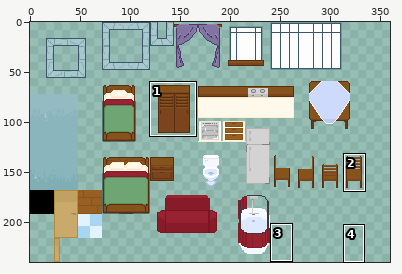
Edited in one commit: sprite sheet (Assets/Sprites/Environment/House Inside Sprite.png). Above, an overview of the earlier version with the close-up marked.
Close-up. The starting point:
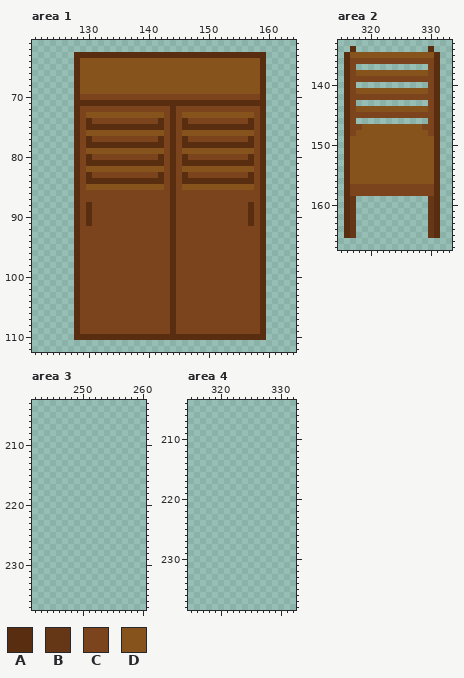
The file is 360x240 pixels. Colours within 5 levels of each other are drawn and written as one. Shown: area 1: x 121..164, y 61..112; area 2: x 315..333, y 133..167; area 3: x 242..260, y 203..237; area 4: x 315..332, y 204..238. The commit also changed other parts of the picture, which this record leaves out.
Palette (. is transparent): A #592e10  B #663716  C #7c441d  D #87531d
Pixels before, area 1, first column x 128:
 63 AAAAAAAAAAAAAAAAAAAAAAAAAAAAAAAA
 64 ADDDDDDDDDDDDDDDDDDDDDDDDDDDDDDA
 65 ADDDDDDDDDDDDDDDDDDDDDDDDDDDDDDA
 66 ADDDDDDDDDDDDDDDDDDDDDDDDDDDDDDA
 67 ADDDDDDDDDDDDDDDDDDDDDDDDDDDDDDA
 68 ADDDDDDDDDDDDDDDDDDDDDDDDDDDDDDA
 69 ADDDDDDDDDDDDDDDDDDDDDDDDDDDDDDA
 70 ACCCCCCCCCCCCCCCCCCCCCCCCCCCCCCA
 71 AAAAAAAAAAAAAAAAAAAAAAAAAAAAAAAA
 72 ACCCCCCCCCCCCCCCACCCCCCCCCCCCCCA
 73 ACDDDDDDDDDDDDDCACDDDDDDDDDDDDCA
 74 ACACCCCCCCCCCCACACACCCCCCCCCCACA
 75 ACAAAAAAAAAAAAACACAAAAAAAAAAAACA
 76 ACDDDDDDDDDDDDDCACDDDDDDDDDDDDCA
 77 ACACCCCCCCCCCCACACACCCCCCCCCCACA
 78 ACAAAAAAAAAAAAACACAAAAAAAAAAAACA
 79 ACDDDDDDDDDDDDDCACDDDDDDDDDDDDCA
 80 ACACCCCCCCCCCCACACACCCCCCCCCCACA
 81 ACAAAAAAAAAAAAACACAAAAAAAAAAAACA
 82 ACDDDDDDDDDDDDDCACDDDDDDDDDDDDCA
 83 ACACCCCCCCCCCCACACACCCCCCCCCCACA
 84 ACAAAAAAAAAAAAACACAAAAAAAAAAAACA
 85 ACDDDDDDDDDDDDDCACDDDDDDDDDDDDCA
 86 ACCCCCCCCCCCCCCCACCCCCCCCCCCCCCA
 87 ACCCCCCCCCCCCCCCACCCCCCCCCCCCCCA
 88 ACACCCCCCCCCCCCCACCCCCCCCCCCCACA
 89 ACACCCCCCCCCCCCCACCCCCCCCCCCCACA
 90 ACACCCCCCCCCCCCCACCCCCCCCCCCCACA
 91 ACACCCCCCCCCCCCCACCCCCCCCCCCCACA
 92 ACCCCCCCCCCCCCCCACCCCCCCCCCCCCCA
 93 ACCCCCCCCCCCCCCCACCCCCCCCCCCCCCA
 94 ACCCCCCCCCCCCCCCACCCCCCCCCCCCCCA
 95 ACCCCCCCCCCCCCCCACCCCCCCCCCCCCCA
 96 ACCCCCCCCCCCCCCCACCCCCCCCCCCCCCA
 97 ACCCCCCCCCCCCCCCACCCCCCCCCCCCCCA
 98 ACCCCCCCCCCCCCCCACCCCCCCCCCCCCCA
 99 ACCCCCCCCCCCCCCCACCCCCCCCCCCCCCA
100 ACCCCCCCCCCCCCCCACCCCCCCCCCCCCCA
101 ACCCCCCCCCCCCCCCACCCCCCCCCCCCCCA
102 ACCCCCCCCCCCCCCCACCCCCCCCCCCCCCA
103 ACCCCCCCCCCCCCCCACCCCCCCCCCCCCCA
104 ACCCCCCCCCCCCCCCACCCCCCCCCCCCCCA
105 ACCCCCCCCCCCCCCCACCCCCCCCCCCCCCA
106 ACCCCCCCCCCCCCCCACCCCCCCCCCCCCCA
107 ACCCCCCCCCCCCCCCACCCCCCCCCCCCCCA
108 ACCCCCCCCCCCCCCCACCCCCCCCCCCCCCA
109 ACCCCCCCCCCCCCCCACCCCCCCCCCCCCCA
110 AAAAAAAAAAAAAAAAAAAAAAAAAAAAAAAA
Pixels before, area 2, first column x 316:
134 .A............A.
135 ADDDDDDDDDDDDDDA
136 ACCCCCCCCCCCCCCA
137 AC............CA
138 ACDDDDDDDDDDDDCA
139 ACCCCCCCCCCCCCCA
140 AC............CA
141 ACDDDDDDDDDDDDCA
142 ACCCCCCCCCCCCCCA
143 AC............CA
144 ACDDDDDDDDDDDDCA
145 ACCCCCCCCCCCCCCA
146 AC............CA
147 ACCDDDDDDDDDDCCA
148 ACDDDDDDDDDDDDCA
149 ADDDDDDDDDDDDDDA
150 ADDDDDDDDDDDDDDA
151 ADDDDDDDDDDDDDDA
152 ADDDDDDDDDDDDDDA
153 ADDDDDDDDDDDDDDA
154 ADDDDDDDDDDDDDDA
155 ADDDDDDDDDDDDDDA
156 ADDDDDDDDDDDDDDA
157 ACCCCCCCCCCCCCCA
158 ACCCCCCCCCCCCCCA
159 AB............BA
160 AB............BA
161 AB............BA
162 AB............BA
163 AB............BA
164 AB............BA
165 AB............BA
New version:
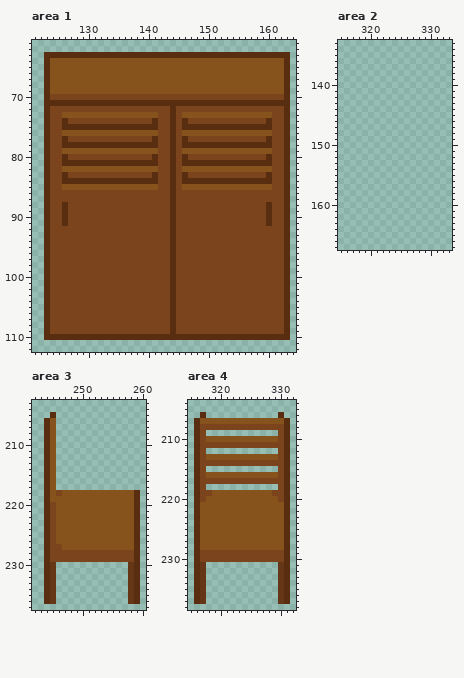
Diff:
Changed rows in their new state; - is an unchanged pixel.
Area 1:
first column x 123:
 63 AAAAA--------------------------------AAAA
 64 ADDDDD------------------------------DDDDA
 65 ADDDDD------------------------------DDDDA
 66 ADDDDD------------------------------DDDDA
 67 ADDDDD------------------------------DDDDA
 68 ADDDDD------------------------------DDDDA
 69 ADDDDD------------------------------DDDDA
 70 ACCCCC------------------------------CCCCA
 71 AAAAA--------------------------------AAAA
 72 ACCCCC------------------------------CCCCA
 73 ACCDDDD------------C---------------DDDCCA
 74 ACCACC-C----------AC--------------C-CACCA
 75 ACCAA-A------------C---------------A-ACCA
 76 ACCDDDD------------C---------------DDDCCA
 77 ACCACC-C----------AC--------------C-CACCA
 78 ACCAA-A------------C---------------A-ACCA
 79 ACCDDDD------------C---------------DDDCCA
 80 ACCACC-C----------AC--------------C-CACCA
 81 ACCAA-A------------C---------------A-ACCA
 82 ACCDDDD------------C---------------DDDCCA
 83 ACCACC-C----------AC--------------C-CACCA
 84 ACCAA-A------------C---------------A-ACCA
 85 ACCDDDD------------C---------------DDDCCA
 86 ACCCCC------------------------------CCCCA
 87 ACCCCC------------------------------CCCCA
 88 ACCACC-C--------------------------C-CACCA
 89 ACCACC-C--------------------------C-CACCA
 90 ACCACC-C--------------------------C-CACCA
 91 ACCACC-C--------------------------C-CACCA
 92 ACCCCC------------------------------CCCCA
 93 ACCCCC------------------------------CCCCA
 94 ACCCCC------------------------------CCCCA
 95 ACCCCC------------------------------CCCCA
 96 ACCCCC------------------------------CCCCA
 97 ACCCCC------------------------------CCCCA
 98 ACCCCC------------------------------CCCCA
 99 ACCCCC------------------------------CCCCA
100 ACCCCC------------------------------CCCCA
101 ACCCCC------------------------------CCCCA
102 ACCCCC------------------------------CCCCA
103 ACCCCC------------------------------CCCCA
104 ACCCCC------------------------------CCCCA
105 ACCCCC------------------------------CCCCA
106 ACCCCC------------------------------CCCCA
107 ACCCCC------------------------------CCCCA
108 ACCCCC------------------------------CCCCA
109 ACCCCC------------------------------CCCCA
110 AAAAA--------------------------------AAAA
Area 2:
first column x 316:
134 -.------------.-
135 ................
136 ................
137 ..------------..
138 ................
139 ................
140 ..------------..
141 ................
142 ................
143 ..------------..
144 ................
145 ................
146 ..------------..
147 ................
148 ................
149 ................
150 ................
151 ................
152 ................
153 ................
154 ................
155 ................
156 ................
157 ................
158 ................
159 ..------------..
160 ..------------..
161 ..------------..
162 ..------------..
163 ..------------..
164 ..------------..
165 ..------------..
Area 3:
first column x 244:
205 -A--------------
206 AD--------------
207 AD--------------
208 AD--------------
209 AD--------------
210 AD--------------
211 AD--------------
212 AD--------------
213 AD--------------
214 AD--------------
215 AD--------------
216 AD--------------
217 AD--------------
218 ADCDDDDDDDDDDDDA
219 ADDDDDDDDDDDDDDA
220 ACDDDDDDDDDDDDDA
221 ACDDDDDDDDDDDDDA
222 ACDDDDDDDDDDDDDA
223 ACDDDDDDDDDDDDDA
224 ACDDDDDDDDDDDDDA
225 ACDDDDDDDDDDDDDA
226 ACDDDDDDDDDDDDDA
227 ACCDDDDDDDDDDDDA
228 ACCCCCCCCCCCCCCA
229 ACCCCCCCCCCCCCCA
230 AB------------BA
231 AB------------BA
232 AB------------BA
233 AB------------BA
234 AB------------BA
235 AB------------BA
236 AB------------BA
Area 4:
first column x 316:
206 -A------------A-
207 ADDDDDDDDDDDDDDA
208 ACCCCCCCCCCCCCCA
209 AC------------CA
210 ACDDDDDDDDDDDDCA
211 ACCCCCCCCCCCCCCA
212 AC------------CA
213 ACDDDDDDDDDDDDCA
214 ACCCCCCCCCCCCCCA
215 AC------------CA
216 ACDDDDDDDDDDDDCA
217 ACCCCCCCCCCCCCCA
218 AC------------CA
219 ACCDDDDDDDDDDCCA
220 ACDDDDDDDDDDDDCA
221 ADDDDDDDDDDDDDDA
222 ADDDDDDDDDDDDDDA
223 ADDDDDDDDDDDDDDA
224 ADDDDDDDDDDDDDDA
225 ADDDDDDDDDDDDDDA
226 ADDDDDDDDDDDDDDA
227 ADDDDDDDDDDDDDDA
228 ADDDDDDDDDDDDDDA
229 ACCCCCCCCCCCCCCA
230 ACCCCCCCCCCCCCCA
231 AB------------BA
232 AB------------BA
233 AB------------BA
234 AB------------BA
235 AB------------BA
236 AB------------BA
237 AB------------BA
